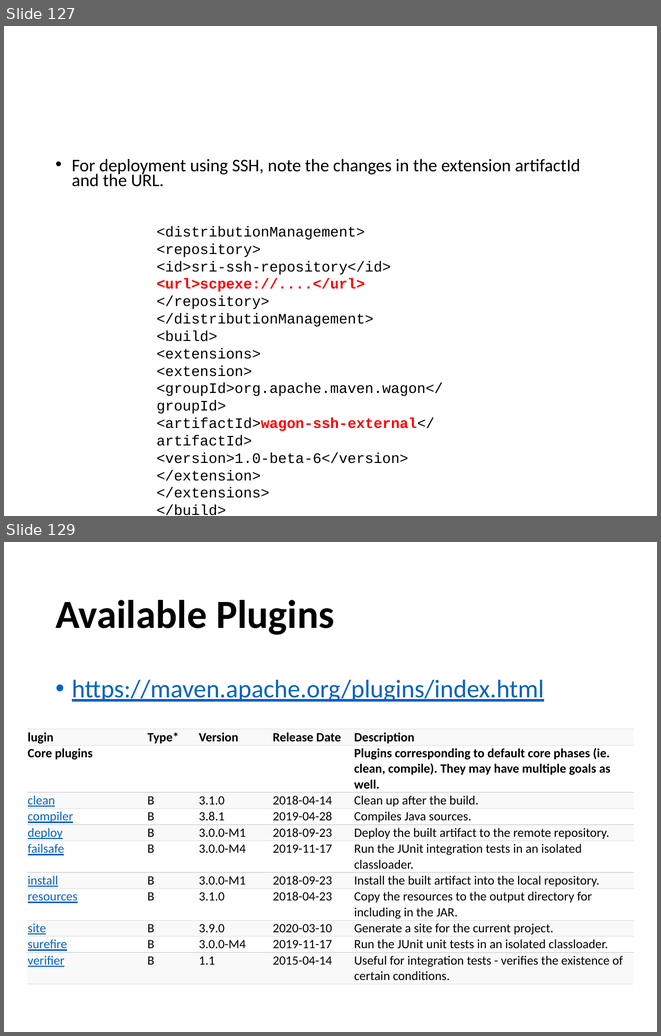
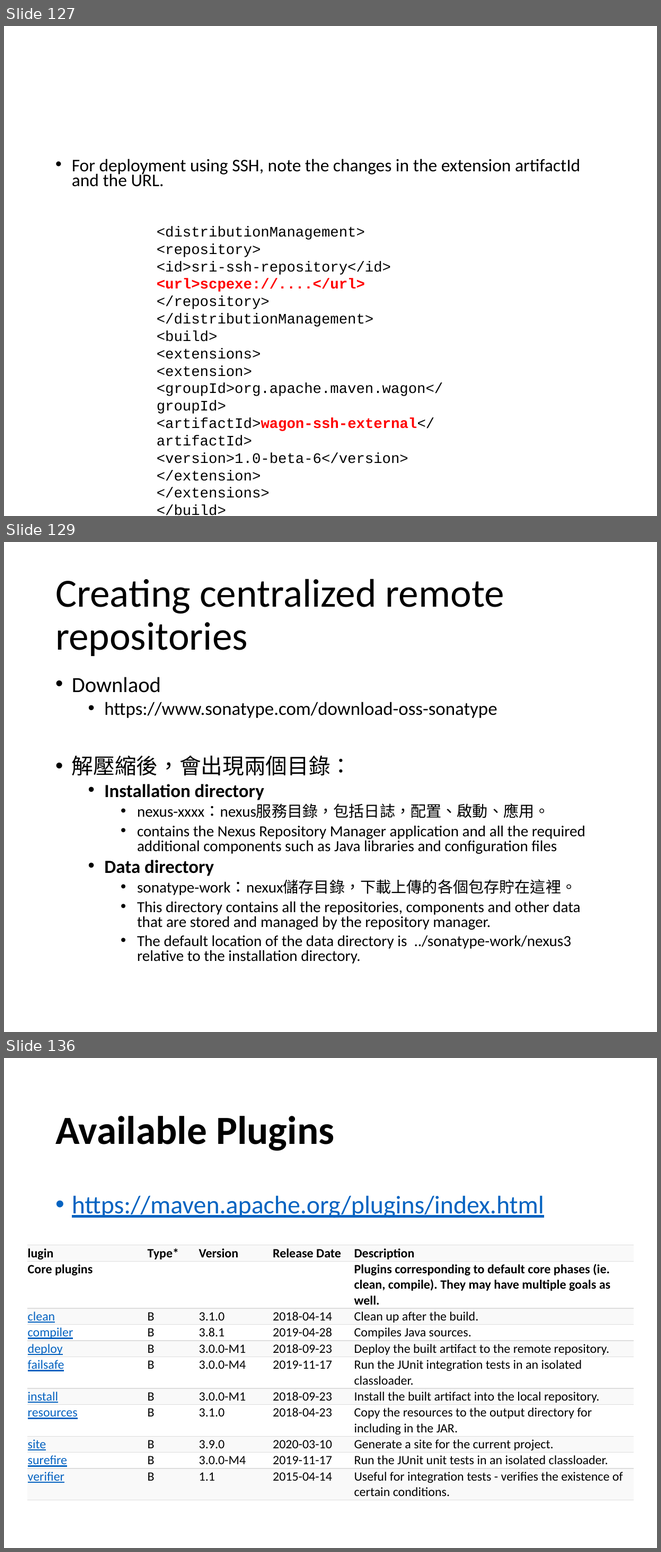
Before and after one commit to lawren43/mytest-repo, a slide deck: test-maven/doc/20191023-Maven Tutorial.pptx. Shown one above the other, each under a label of ours: slides 127 and 129 before the commit, slides 127, 129 and 136 after it; the slides between them are not shown. The pictures are 661x1036 and 661x1552 pixels, drawn with LibreOffice and Linux fonts; fonts in the diff are those of the drawing. Boxes give left, top, right and bottom in pixels: in the first picture for what was removed or moved away, otherwise in the second. Text is boxed around its words. In the diff, an @@ line names an element or a change of style, - is before the commit and + after.

```diff
--- a/test-maven/doc/20191023-Maven Tutorial.pptx
+++ b/test-maven/doc/20191023-Maven Tutorial.pptx
@@ slide 129 added at (x1=4, y1=542, x2=657, y2=1032), background #FFFFFF @@
@@ title added at (x1=55, y1=579, x2=504, y2=656), 44 pt, text #000000 @@
+Creating centralized remote repositories
@@ text added at (x1=72, y1=677, x2=585, y2=963), 17 pt, text #000000 @@
+• Downlaod
+  • https://www.sonatype.com/download-oss-sonatype
+• 解壓縮後，會出現兩個目錄：
+  • Installation directory
+    • nexus-xxxx：nexus服務目錄，包括日誌，配置、啟動、應用。
+    • contains the Nexus Repository Manager application and all the required additional components such as Java libraries and configuration files
+  • Data directory
+    • sonatype-work：nexux儲存目錄，下載上傳的各個包存貯在這裡。
+    • This directory contains all the repositories, components and other data that are stored and managed by the repository manager.
+    • The default location of the data directory is ../sonatype-work/nexus3 relative to the installation directory.
@@ what was slide 129 is now slide 136 @@
```
Also in this commit, not shown: 3 slides changed, 22 other slides added, 4 other files.
